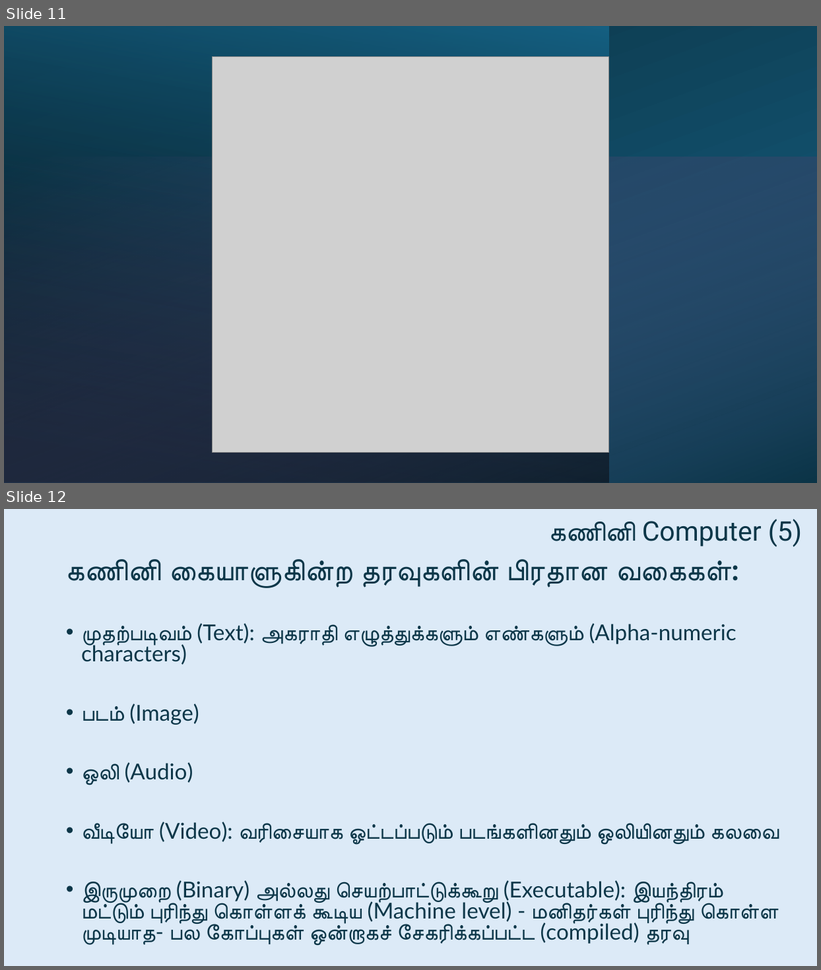
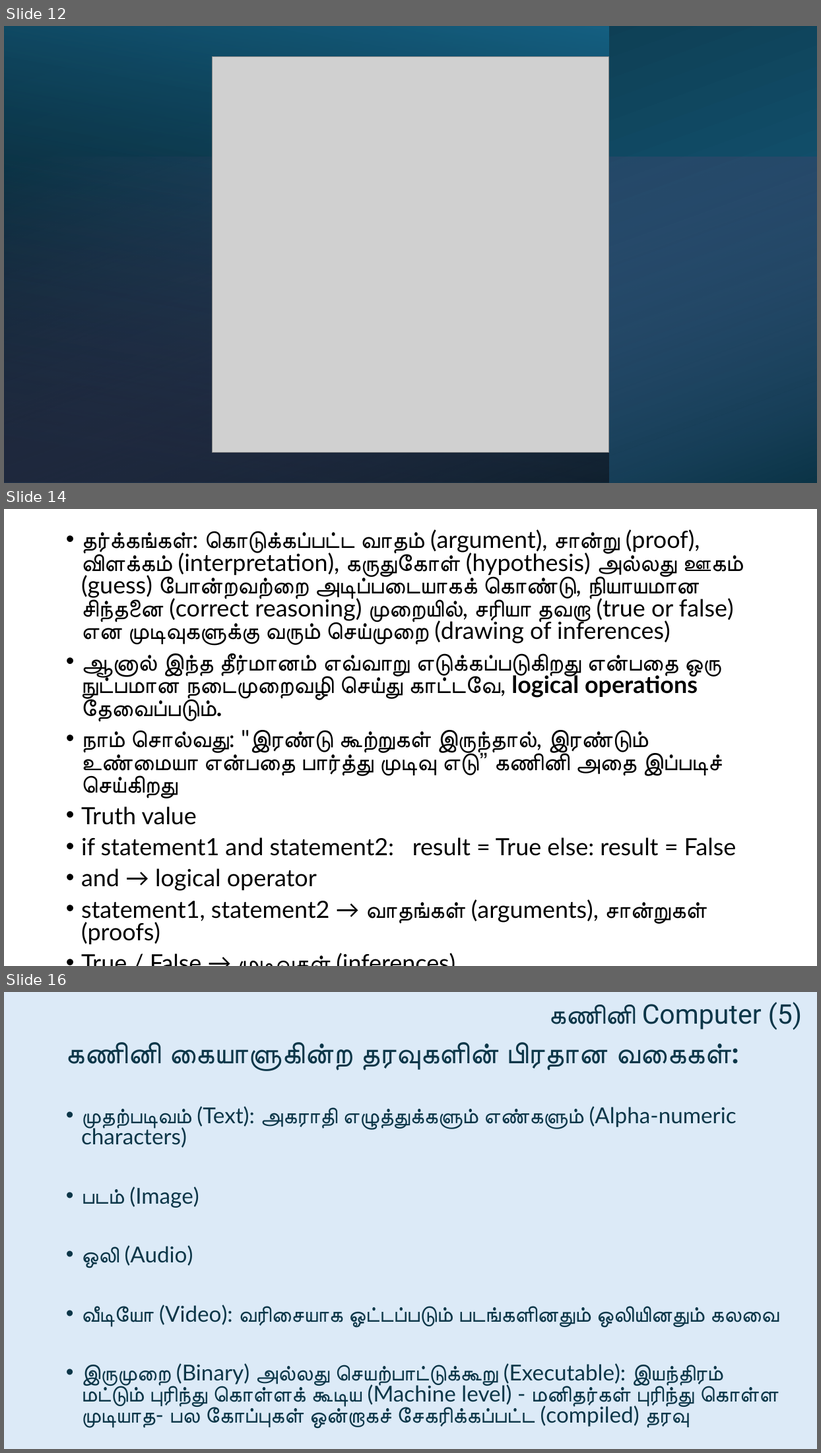
Before and after one commit to JTharsini/ProgrammingForBeginners, a slide deck: 2. கணினி அறிவியல் பொறியியல் - கணினி.pptx. Shown one above the other, each under a label of ours: slides 11 and 12 before the commit, slides 12, 14 and 16 after it; the slides between them are not shown. The pictures are 821x970 and 821x1453 pixels, drawn with LibreOffice and Linux fonts; fonts in the diff are those of the drawing; grey boxes stand for pictures. Boxes give left, top, right and bottom in pixels: in the first picture for what was removed or moved away, otherwise in the second. Text is boxed around its words. In the diff, an @@ line names an element or a change of style, - is before the commit and + after.

```diff
--- a/2. கணினி அறிவியல் பொறியியல் - கணினி.pptx
+++ b/2. கணினி அறிவியல் பொறியியல் - கணினி.pptx
@@ slide 14 added at [4,509,817,966], background #FFFFFF @@
@@ text added at [81,529,740,945], 28 pt, text #000000 @@
+• தர்க்கங்கள்: கொடுக்கப்பட்ட வாதம் (argument), சான்று (proof), விளக்கம் (interpretation), கருதுகோள் (hypothesis) அல்லது ஊகம் (guess) போன்றவற்றை அடிப்படையாகக் கொண்டு, நியாயமான சிந்தனை (correct reasoning) முறையில், சரியா தவறா (true or false) என முடிவுகளுக்கு வரும் செய்முறை (drawing of inferences)
+• ஆனால் இந்த தீர்மானம் எவ்வாறு எடுக்கப்படுகிறது என்பதை ஒரு நுட்பமான நடைமுறைவழி செய்து காட்டவே, logical operations தேவைப்படும்.
+• நாம் சொல்வது: "இரண்டு கூற்றுகள் இருந்தால், இரண்டும் உண்மையா என்பதை பார்த்து முடிவு எடு” கணினி அதை இப்படிச் செய்கிறது
+• Truth value
+• if statement1 and statement2: result = True else: result = False
+• and → logical operator
+• statement1, statement2 → வாதங்கள் (arguments), சான்றுகள் (proofs)
+• True / False → முடிவுகள் (inferences)
@@ what was slide 11 is now slide 12 @@
@@ what was slide 12 is now slide 16 @@
```
Also in this commit, not shown: 3 other slides added, 1 other file.
